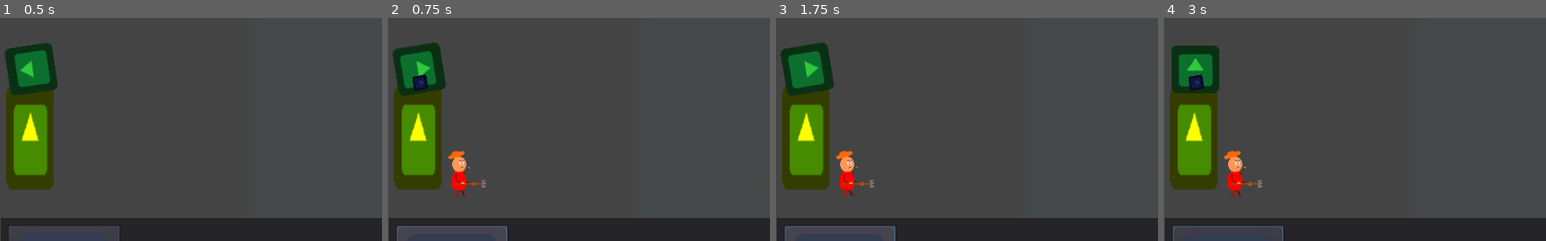
Above: before the commit, frames 1-4 (left to right).
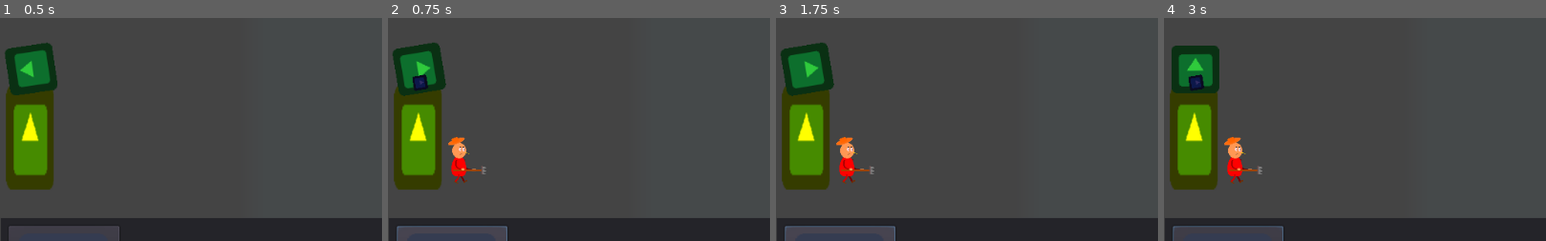
Above: after the commit, the same moments.

Repository: Jon1r/Tower
Game: Godot game, scene res://Map01.tscn
The game is run twice, just before and just after one commit, with the same random seed, the same clock (stepped at 60 frames per second) and the same inputs. The project has no main scene, so this scene is started directly. The engine's default icon, where the game draws it, is replaced by a stand-in: a white triangle on a blue panel in a dark square.
Inputs (mouse positions are % of the whole screen's width and height, from its top left):
- Up to frame 1 (0.5 s): no input
- Up to frame 2 (0.75 s): click (8, 90) at 0.5 s
- Up to frame 3 (1.75 s): click (8, 90) at 1.25 s
- Up to frame 4 (3 s): click (8, 90) at 2 s; tap Enter at 2.75 s; move the mouse to (72, 45) at 2.77 s; press the mouse at (72, 45) at 2.78 s
The pictures show only the part of the screen within x 0-50%, y 35-85%; the shares and areas given below are measured in that part.

Frame 1 is identical in both runs. In frame 2, 1.0% of the frame differs, in the area x 15-26%, y 53-81%; in frame 3, 1.1%; in frame 4, 1.1%.

Commit message:
Update BasicTower.tscn

Diff:
--- a/BasicTower.tscn
+++ b/BasicTower.tscn
@@ -19,4 +19,4 @@
 shape = SubResource( 1 )
 
 [node name="Position2D" parent="." index="2"]
-position = Vector2( 56.774, 0 )
+position = Vector2( 56.774, -18.45 )
